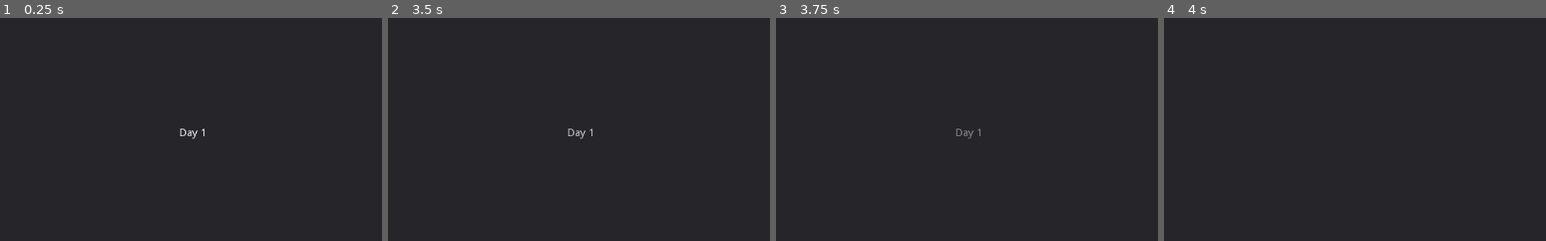
Above: before the commit, frames 1-4 (left to right).
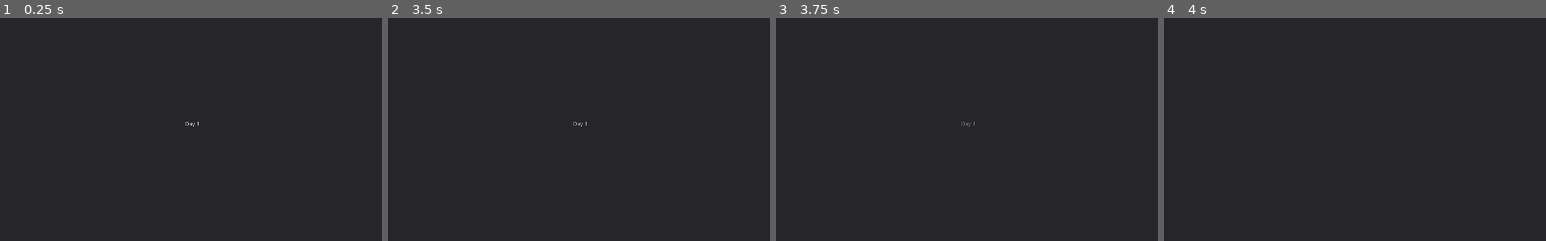
Above: after the commit, the same moments.

Repository: RisingThumb/GMTKJoinedTogether
Game: Godot game, scene res://Scenes/Game.tscn
Two runs of this game, one before a commit and one after it. Both use one fixed random seed, a clock stepped at 60 frames per second and the inputs below. The engine's default icon, where the game draws it, is replaced by a stand-in: a white triangle on a blue panel in a dark square.
Inputs:
- Up to frame 1 (0.25 s): no input
- Up to frame 2 (3.5 s): tap Enter at 0.5, 2 s; tap Space at 1.25, 2.75 s
- Up to frame 3 (3.75 s): tap Enter at 3.5 s
- Up to frame 4 (4 s): no input
The pictures show only the part of the screen within x 25-75%, y 24-74%; the shares and areas given below are measured in that part.
In our replay, the window is 800x468 before the commit and 799x449 after it. These sizes can differ from the game's own. Grey fills any space a smaller window leaves; there, only what the larger window draws over its background counts as a difference.

The runs differ from the first frame. In frame 1, 0.1% of the frame differs, in the area x 47-54%, y 46-55%; in frame 2, 0.1%; in frame 3, 0.1%; in frame 4, only the window size differs.

Commit message:
Changed the screen resolution to 1080p

Diff:
--- a/Scenes/Game.tscn
+++ b/Scenes/Game.tscn
@@ -277,10 +277,10 @@
 anchor_bottom = 1.0
 
 [node name="DayLabel" type="Label" parent="DayPanel/CenterContainer"]
-margin_left = 494.0
-margin_top = 293.0
-margin_right = 530.0
-margin_bottom = 307.0
+margin_left = 942.0
+margin_top = 533.0
+margin_right = 978.0
+margin_bottom = 547.0
 text = "Day 1"
 script = ExtResource( 1 )
 
@@ -300,10 +300,10 @@
 }
 
 [node name="OptionButton" type="OptionButton" parent="AgencyPanel/CenterContainer"]
-margin_left = 468.0
-margin_top = 290.0
-margin_right = 556.0
-margin_bottom = 310.0
+margin_left = 916.0
+margin_top = 530.0
+margin_right = 1004.0
+margin_bottom = 550.0
 text = "Agency A"
 
 [node name="NewspaperCreationPanel" type="Panel" parent="."]
@@ -323,10 +323,10 @@
 }
 
 [node name="ScrollContainer" type="ScrollContainer" parent="NewspaperCreationPanel/CenterContainer"]
-margin_left = 312.0
-margin_top = 100.0
-margin_right = 712.0
-margin_bottom = 500.0
+margin_left = 760.0
+margin_top = 340.0
+margin_right = 1160.0
+margin_bottom = 740.0
 rect_min_size = Vector2( 400, 400 )
 scroll_horizontal_enabled = false
 
@@ -428,10 +428,10 @@
 }
 
 [node name="VBoxContainer" type="VBoxContainer" parent="BillPanel/CenterContainer"]
-margin_left = 458.0
-margin_top = 212.0
-margin_right = 565.0
-margin_bottom = 388.0
+margin_left = 906.0
+margin_top = 452.0
+margin_right = 1013.0
+margin_bottom = 628.0
 
 [node name="HSeparator5" type="HSeparator" parent="BillPanel/CenterContainer/VBoxContainer"]
 margin_right = 107.0
--- a/project.godot
+++ b/project.godot
@@ -14,6 +14,11 @@
 run/main_scene="res://Scenes/Game.tscn"
 config/icon="res://icon.png"
 
+[display]
+
+window/size/width=1920
+window/size/height=1080
+
 [physics]
 
 common/enable_pause_aware_picking=true
